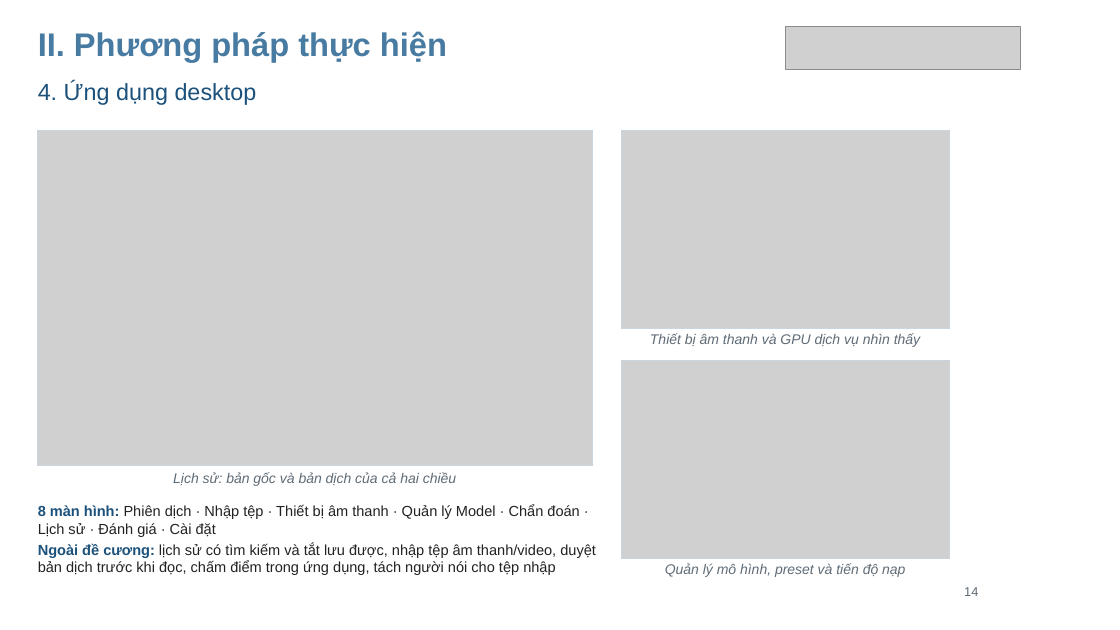
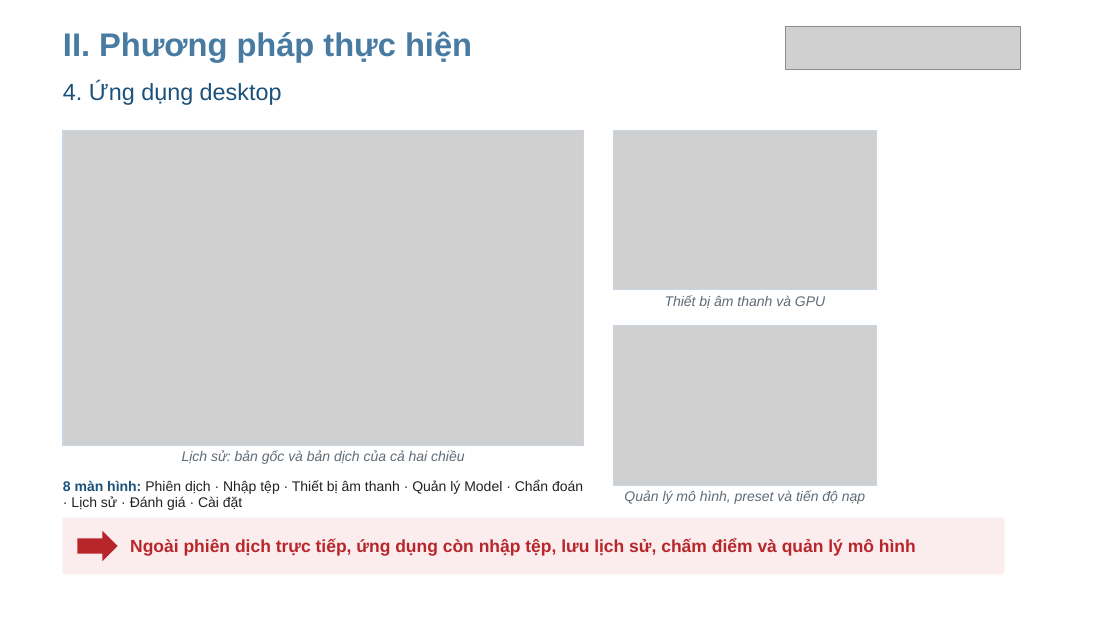
Before and after one commit to RokeyHung/local-live-voice-translator, a slide deck: slide 13 of docs/slides/24410300_NgoManhHung_SlideBaoVe.pptx (slide 14 before the commit). Drawn at 1120x630 pixels with LibreOffice and Linux fonts; fonts in the diff are those of the drawing; grey boxes stand for pictures; background and template pictures are left out. Boxes give left, top, right and bottom in pixels: in the first picture for what was removed or moved away, otherwise in the second. Text is boxed around its words. In the diff, an @@ line names an element or a change of style, - is before the commit and + after.

```diff
--- a/docs/slides/24410300_NgoManhHung_SlideBaoVe.pptx
+++ b/docs/slides/24410300_NgoManhHung_SlideBaoVe.pptx
@@ text "II. Phương pháp thực hiện": place and size @@
-text "II. Phương pháp thực hiện" at [38,31,447,62]
+text "II. Phương pháp thực hiện" at [63,31,472,62]
@@ text "4. Ứng dụng desktop": place and size @@
-text "4. Ứng dụng desktop" at [38,82,257,105]
+text "4. Ứng dụng desktop" at [63,82,282,105]
@@ picture: place and size @@
-picture at [38,130,592,465]
+picture at [63,130,584,445]
@@ rectangle: place and size @@
-rectangle at [38,130,592,465]
+rectangle at [63,130,584,445]
@@ picture: place and size @@
-picture at [622,130,949,329]
+picture at [613,130,877,290]
@@ rectangle: place and size @@
-rectangle at [622,130,949,329]
+rectangle at [613,130,877,290]
@@ text at [665,295,825,308]: text changed @@
-Thiết bị âm thanh và GPU dịch vụ nhìn thấy
+Thiết bị âm thanh và GPU
@@ picture: place and size @@
-picture at [622,360,949,559]
+picture at [613,326,877,486]
@@ rectangle: place and size @@
-rectangle at [622,360,949,559]
+rectangle at [613,326,877,486]
@@ text "Lịch sử: bản gốc và ...": place and size @@
-text "Lịch sử: bản gốc và ..." at [173,472,456,486]
+text "Lịch sử: bản gốc và ..." at [182,450,464,464]
@@ text "8 màn hình: Phiên dịch ...": place and size @@
-text "8 màn hình: Phiên dịch ..." at [38,505,596,575]
+text "8 màn hình: Phiên dịch ..." at [63,479,583,510]
@@ text "8 màn hình: Phiên dịch ..." at [63,479,583,510]: size 12.5 to 12 pt @@
@@ text "Quản lý mô hình, preset ...": place and size @@
-text "Quản lý mô hình, preset ..." at [665,563,905,577]
+text "Quản lý mô hình, preset ..." at [624,490,865,504]
@@ rounded rectangle added at [63,518,1004,574], fill #FBEDED, outline #FBEDED 1 pt @@
@@ right arrow added at [77,531,118,561], fill #B8262B @@
@@ text added at [130,539,916,556], 15 pt, text #B8262B, bold @@
+Ngoài phiên dịch trực tiếp, ứng dụng còn nhập tệp, lưu lịch sử, chấm điểm và quản lý mô hình
@@ text at [38,543,596,575]: paragraph removed @@
-Ngoài đề cương: lịch sử có tìm kiếm và tắt lưu được, nhập tệp âm thanh/video, duyệt bản dịch trước khi đọc, chấm điểm trong ứng dụng, tách người nói cho tệp nhập
@@ text removed at [964,587,978,596] @@
-14
```
Also in this commit, not shown: 30 other slides changed, 14 slides added, 45 other files.
